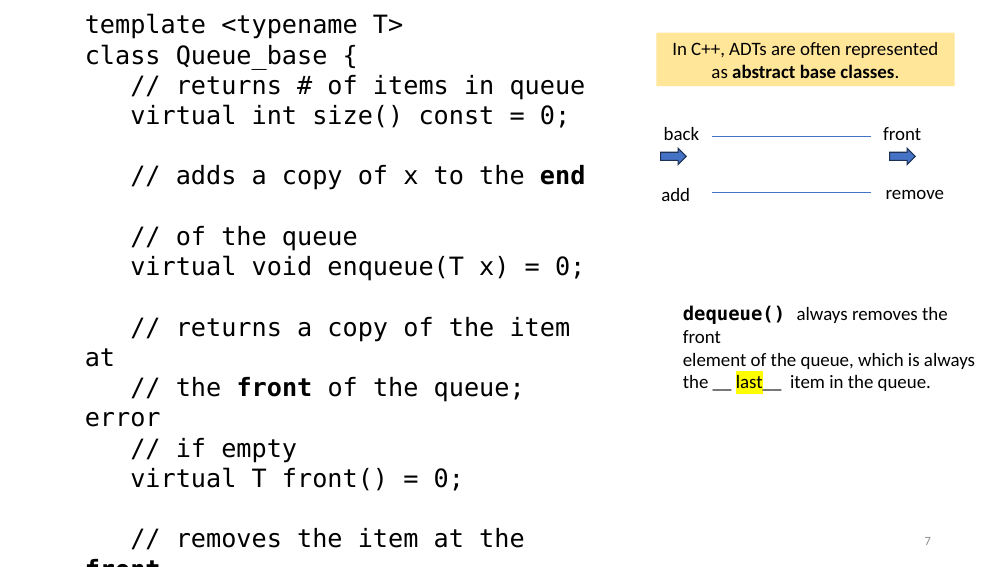
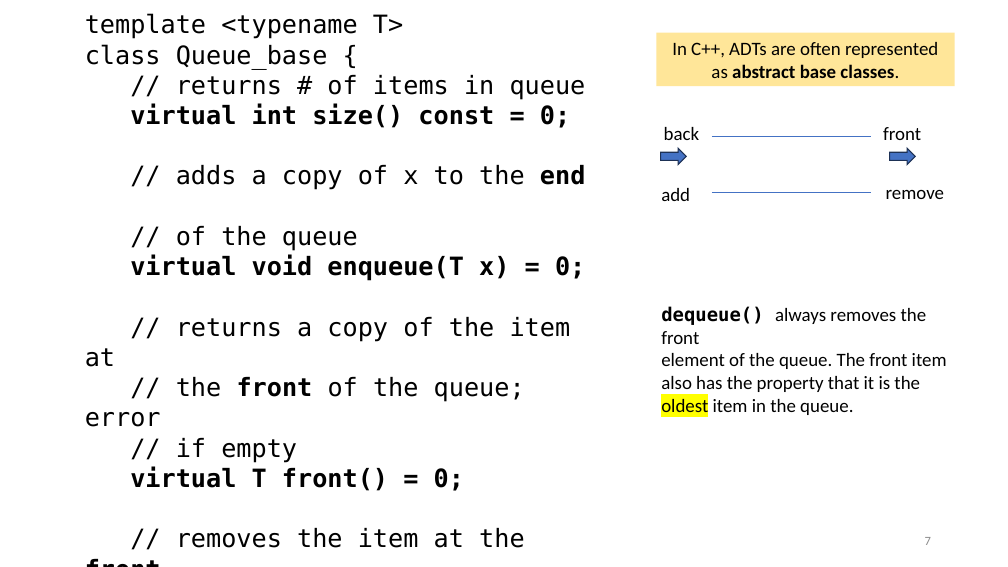
Before and after one commit to tjd1234/cmpt225fall2023, a slide deck: slide 7 of lecture_notes/week7/week7_priority_queues.pptx. Drawn at 1008x567 pixels with LibreOffice and Linux fonts; fonts in the diff are those of the drawing. Boxes give left, top, right and bottom in pixels: in the first picture for what was removed or moved away, otherwise in the second. Text is boxed around its words. In the diff, an @@ line names an element or a change of style, - is before the commit and + after.

```diff
--- a/lecture_notes/week7/week7_priority_queues.pptx
+++ b/lecture_notes/week7/week7_priority_queues.pptx
@@ text "template <typename T> class Queue_base ..." at <box>85,13,586,548</box>: bold on in "virtual int size() const = 0;", "virtual void enqueue(T x) = 0; virtual ...", "virtual void dequeue() = 0;" @@
@@ text at <box>661,306,947,415</box>: text changed @@
-dequeue() always removes the front
-element of the queue, which is always
-the __ last__ item in the queue.
+dequeue() always removes the front
+element of the queue. The front item
+also has the property that it is the
+oldest item in the queue.
```
Also in this commit, not shown: 16 other slides changed, 1 other file.
